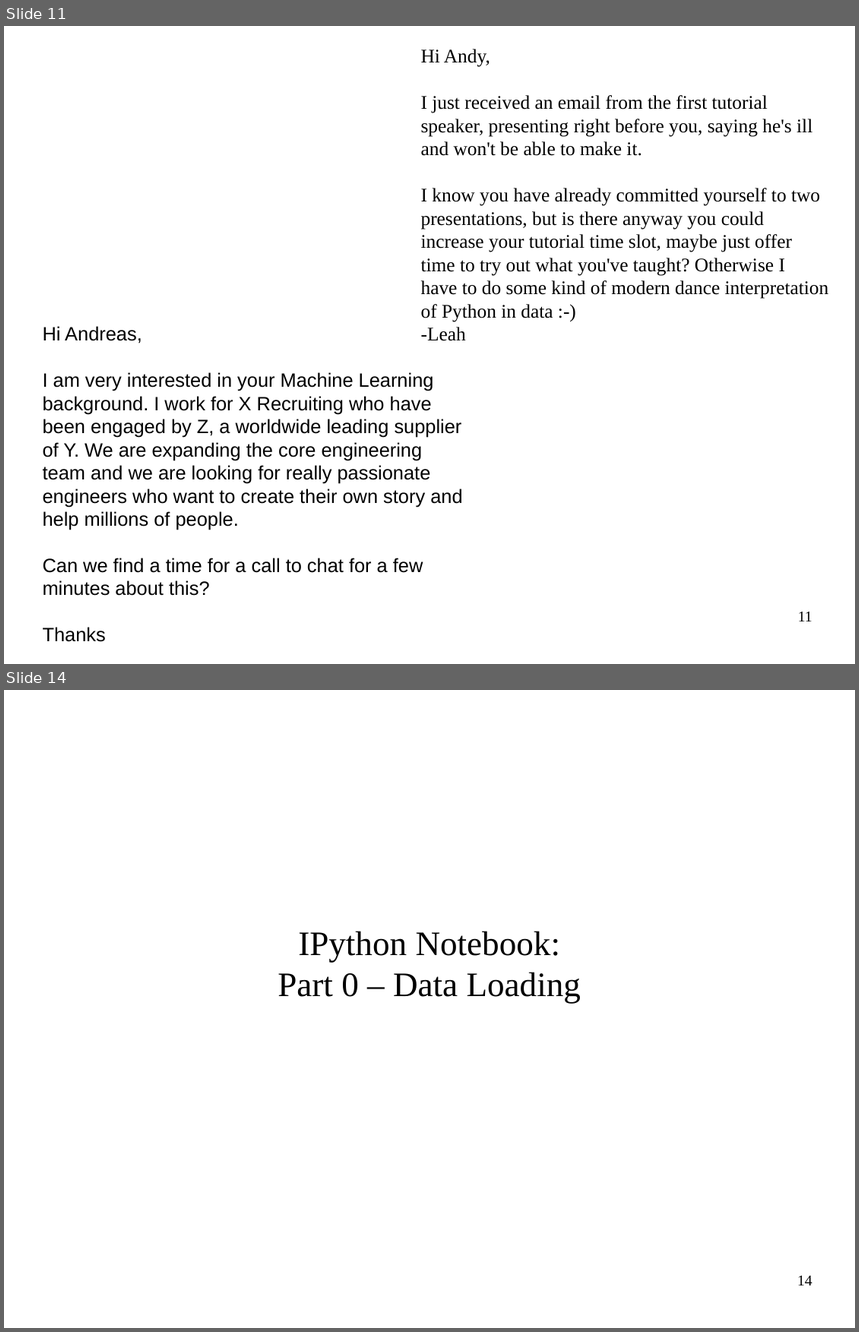
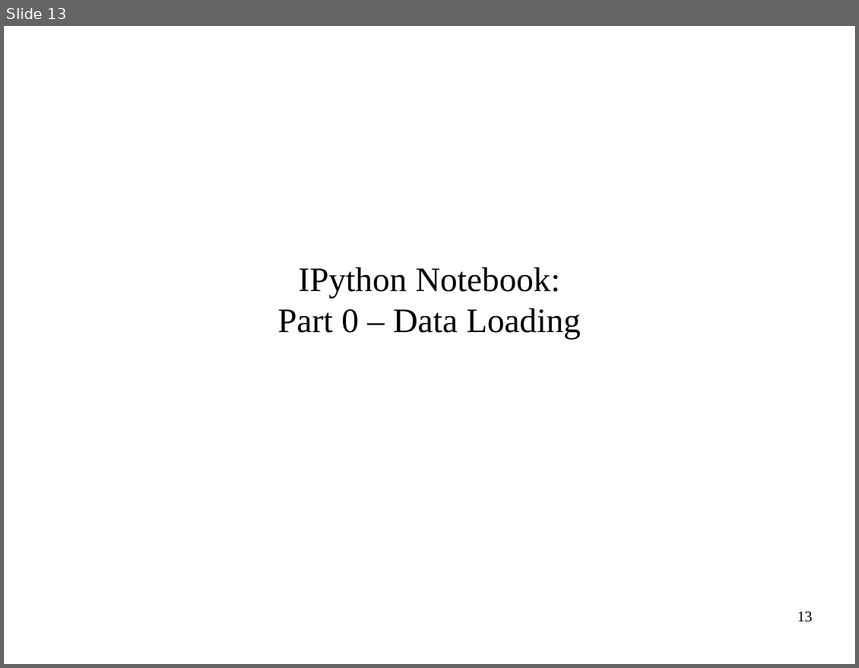
Before and after one commit to amueller/ml-workshop-1-of-4, a slide deck: intro-to-machine-learning.odp. Shown one above the other, each under a label of ours: slides 11 and 14 before the commit, slide 13 after it; the slides between them are not shown. The pictures are 859x1332 and 859x668 pixels, drawn with LibreOffice and Linux fonts; fonts in the diff are those of the drawing. Boxes give left, top, right and bottom in pixels: in the first picture for what was removed or moved away, otherwise in the second. Text is boxed around its words. In the diff, an @@ line names an element or a change of style, - is before the commit and + after.

```diff
--- a/intro-to-machine-learning.odp
+++ b/intro-to-machine-learning.odp
@@ slide 11 removed at (4, 26, 855, 664), background #FFFFFF @@
@@ subtitle removed at (421, 49, 829, 341) @@
-Hi Andy,
-I just received an email from the first tutorial speaker, presenting right before you, saying he's ill and won't be able to make it.
-I know you have already committed yourself to two presentations, but is there anyway you could increase your tutorial time slot, maybe just offer time to try out what you've taught? Otherwise I have to do some kind of modern dance interpretation of Python in data :-)
--Leah
@@ text removed at (43, 326, 462, 596) @@
-Hi Andreas,
-I am very interested in your Machine Learning background. I work for X Recruiting who have been engaged by Z, a worldwide leading supplier of Y. We are expanding the core engineering team and we are looking for really passionate engineers who want to create their own story and help millions of people.
-Can we find a time for a call to chat for a few minutes about this?
-Thanks
@@ page number removed at (798, 612, 813, 622) @@
-11
@@ what was slide 14 is now slide 13 @@
@@ page number at (797, 612, 813, 623): text changed @@
-14
+13
```
Also in this commit, not shown: 7 slides changed, 2 slides added, 4 other slides removed, 2 other files.
